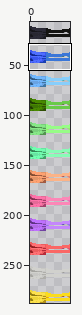
Edited in one commit: sprite sheet (TRRandomizerCore/Resources/TR1/Textures/Source/Static/Lara/Braid/Segments.png). The picture above shows the old version from afar; the outline marks the close-up.
Close-up. Before the edit:
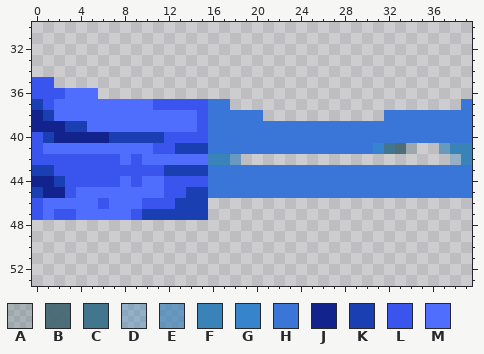
The file is 40x288 pixels. Pixels under 10% opacity are left out. Colours within 5 levels of each other are drawn and written as one. Shown: x 0..39, y 30..53. The wide view leaves out empty margins. The commit also changed other parts of the picture, which this record leaves out.
Palette (. is transparent): A #3b616b40  B #3f646fe6  C #41768efe  D #3a83b965  E #3a83b9b0  F #3a83b9  G #3584ccfe  H #3a76d8  J #13238d  K #1a3fb2  L #3a55ee  M #4f6efe
Pixels before, first column x 0:
35 LL......................................
36 LLLMMM..................................
37 KLMMMMMMMMMLLLLLHH.....................H
38 JKMMMMMMMMMMMMMLHHHHH...........HHHHHHHH
39 JJJKKMMMMMMMMMMLHHHHHHHHHHHHHHHHHHHHHHHH
40 LKJJJJJKKKKKLLLLHHHHHHHHHHHHHHHHHHHHHHHH
41 LMMMMMMMMMMLLKKKHHHHHHHHHHHHHHHGCBA..EFF
42 LLLLLLLLMLMMMMMMFFE...................DF
43 KKLLLLLLLLLLKKKKHHHHHHHHHHHHHHHHHHHHHHHH
44 JJKLLLLLMLMMLLLLHHHHHHHHHHHHHHHHHHHHHHHH
45 KJJLMMMMMMMMLLKKHHHHHHHHHHHHHHHHHHHHHHHH
46 LMMMMMLMMMLLLKKK........................
47 LMLLMMMMMLKKKKKK........................
Now the later version:
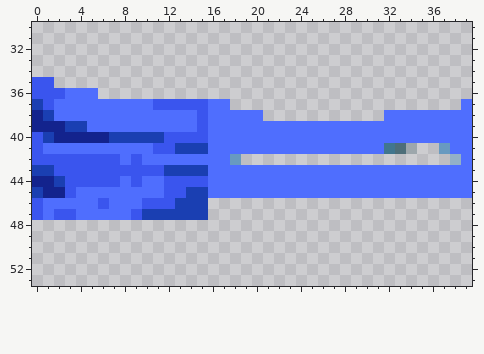
The exact change:
Changed rows in their new state; - is an unchanged pixel.
first column x 16:
37 MM---------------------M
38 MMMMM-----------MMMMMMMM
39 MMMMMMMMMMMMMMMMMMMMMMMM
40 MMMMMMMMMMMMMMMMMMMMMMMM
41 MMMMMMMMMMMMMMMM------MM
42 MM---------------------M
43 MMMMMMMMMMMMMMMMMMMMMMMM
44 MMMMMMMMMMMMMMMMMMMMMMMM
45 MMMMMMMMMMMMMMMMMMMMMMMM
